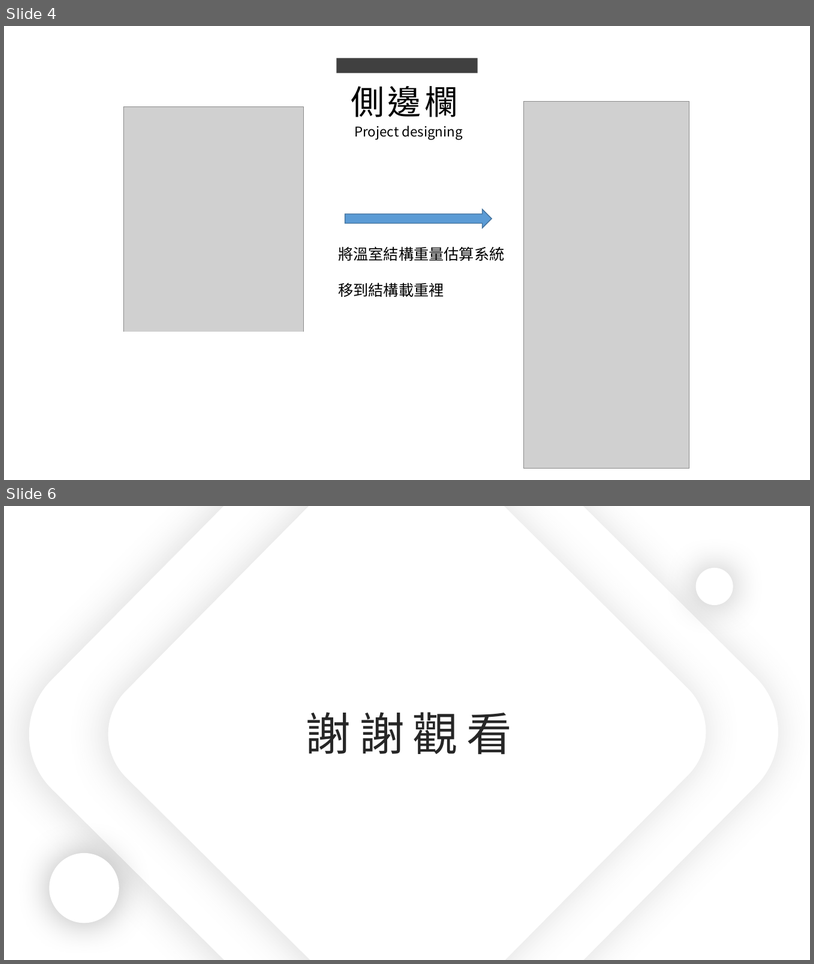
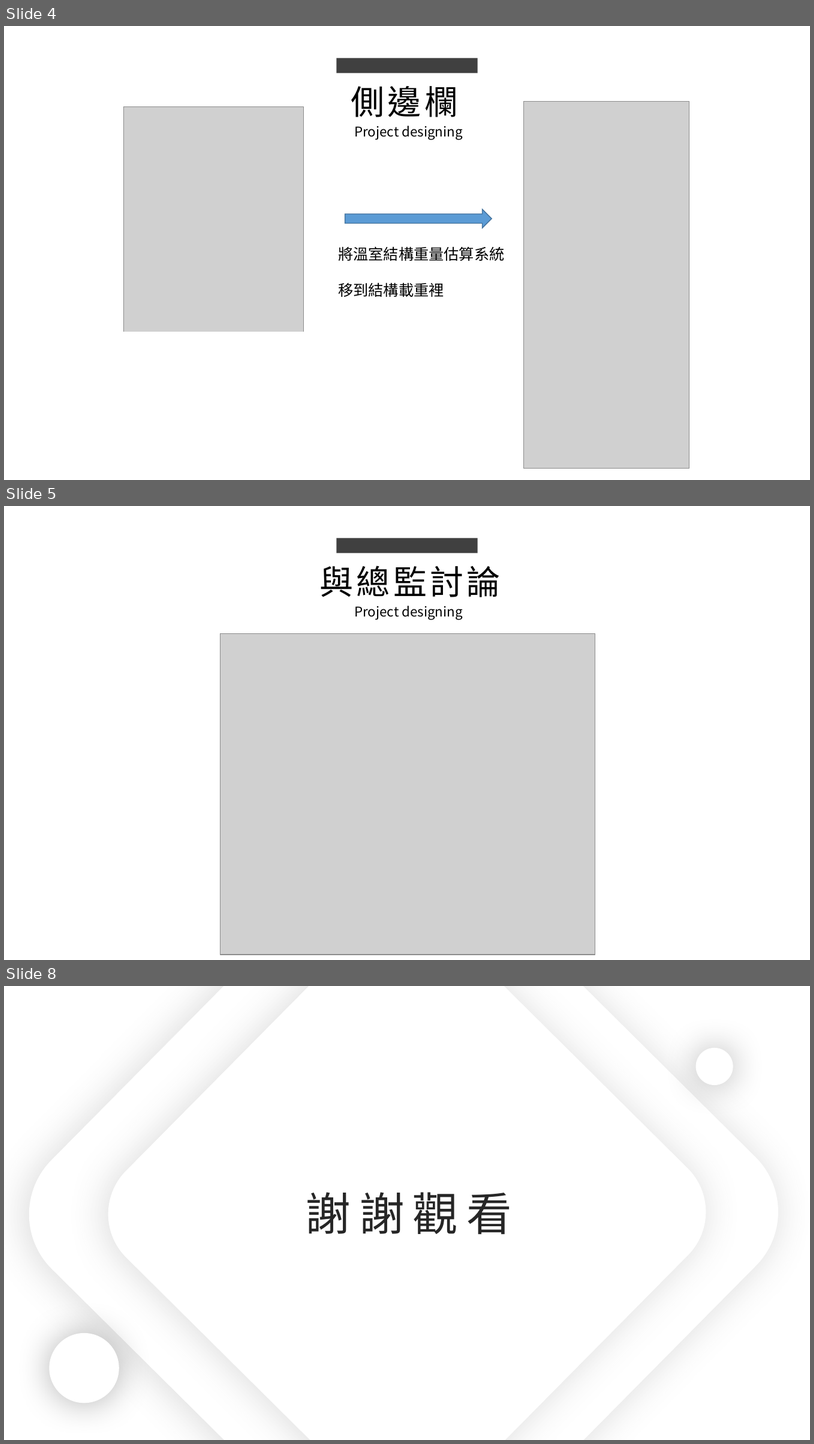
Before and after one commit to king637324/KnowledgeGreenhouseSystem, a slide deck: 工作日報_葉柏漢/2021.08/2021.08.06(加班)~2021.08.09工作日報_葉柏漢.pptx. Shown one above the other, each under a label of ours: slides 4 and 6 before the commit, slides 4, 5 and 8 after it; the slides between them are not shown. The pictures are 814x964 and 814x1444 pixels, drawn with LibreOffice and Linux fonts; fonts in the diff are those of the drawing; grey boxes stand for pictures. Boxes give left, top, right and bottom in pixels: in the first picture for what was removed or moved away, otherwise in the second. Text is boxed around its words. In the diff, an @@ line names an element or a change of style, - is before the commit and + after.

```diff
--- a/工作日報_葉柏漢/2021.08/2021.08.06(加班)~2021.08.09工作日報_葉柏漢.pptx
+++ b/工作日報_葉柏漢/2021.08/2021.08.06(加班)~2021.08.09工作日報_葉柏漢.pptx
@@ slide 5 added at box(4, 506, 810, 960), background #FFFFFF @@
@@ rectangle added at box(337, 538, 477, 553), fill #404040 @@
@@ text added at box(320, 565, 501, 597), 40 pt, text #000000 @@
+與總監討論
@@ text added at box(354, 606, 462, 619), 16 pt, text #000000 @@
+Project designing
@@ picture added at box(221, 633, 596, 954) @@
@@ rectangle added at box(57, 812, 345, 955), fill #FFFFFF, outline #FFFFFF 1 pt @@
@@ what was slide 6 is now slide 8 @@
```
Also in this commit, not shown: 2 slides changed, 1 other slide added, 3 other files.
